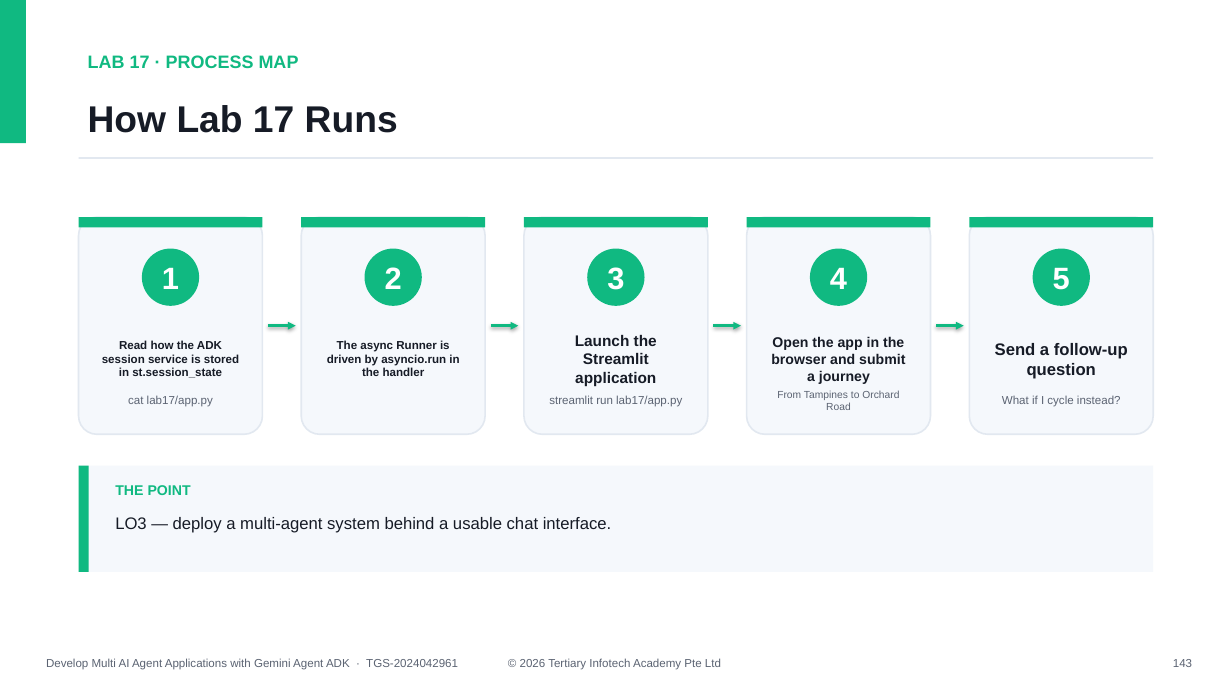
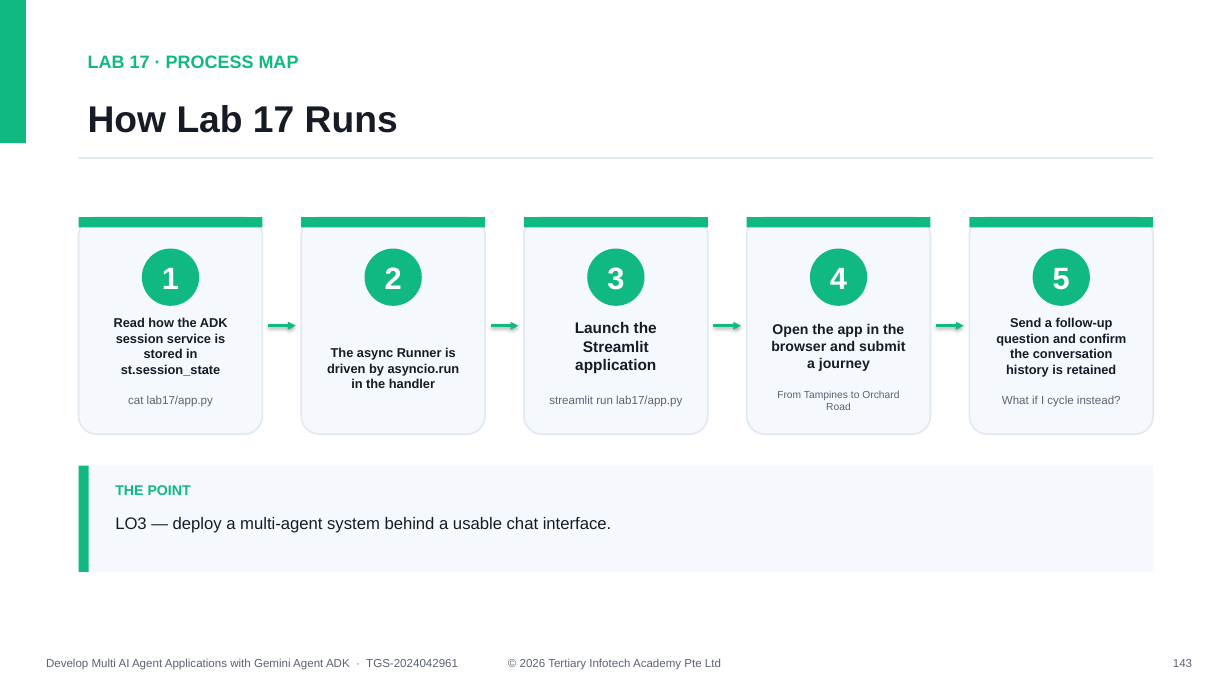
Before and after one commit to tertiarycourses/TGS-2024042961-Develop-Multi-AI-Agent-Applications-with-Gemini-Agent-ADK, a slide deck: slide 143 of courseware/Develop Multi AI Agent Applications with Gemini Agent ADK-v1.4.pptx. Drawn at 1232x693 pixels with LibreOffice and Linux fonts; fonts in the diff are those of the drawing. Boxes give left, top, right and bottom in pixels: in the first picture for what was removed or moved away, otherwise in the second. Text is boxed around its words. In the diff, an @@ line names an element or a change of style, - is before the commit and + after.

```diff
--- a/courseware/Develop Multi AI Agent Applications with Gemini Agent ADK-v1.4.pptx
+++ b/courseware/Develop Multi AI Agent Applications with Gemini Agent ADK-v1.4.pptx
@@ text "Read how the ADK session ..." at <box>114,317,228,376</box>: size 9 to 10 pt @@
@@ text "The async Runner is driven ..." at <box>327,347,460,388</box>: size 9 to 10 pt @@
@@ text "Launch the Streamlit application": place and size @@
-text "Launch the Streamlit application" at <box>575,335,657,386</box>
+text "Launch the Streamlit application" at <box>575,322,657,374</box>
@@ text "Open the app in the ...": place and size @@
-text "Open the app in the ..." at <box>771,336,905,384</box>
+text "Open the app in the ..." at <box>771,323,905,371</box>
@@ text at <box>996,317,1126,377</box>: text changed; size 13 to 10 pt @@
-Send a follow-up question
+Send a follow-up question and confirm the conversation history is retained
```
Also in this commit, not shown: 21 other slides changed, 7 other files.
